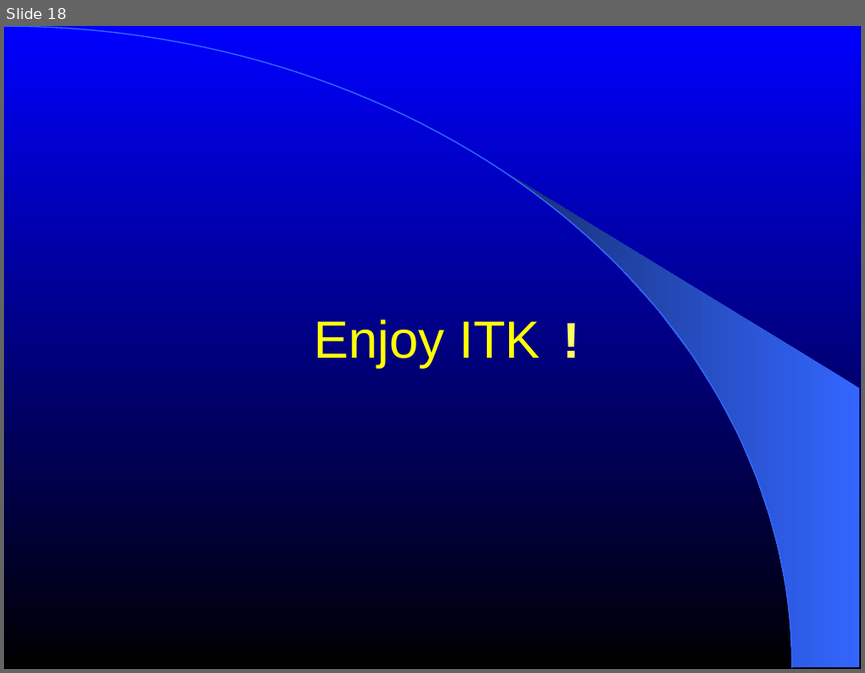
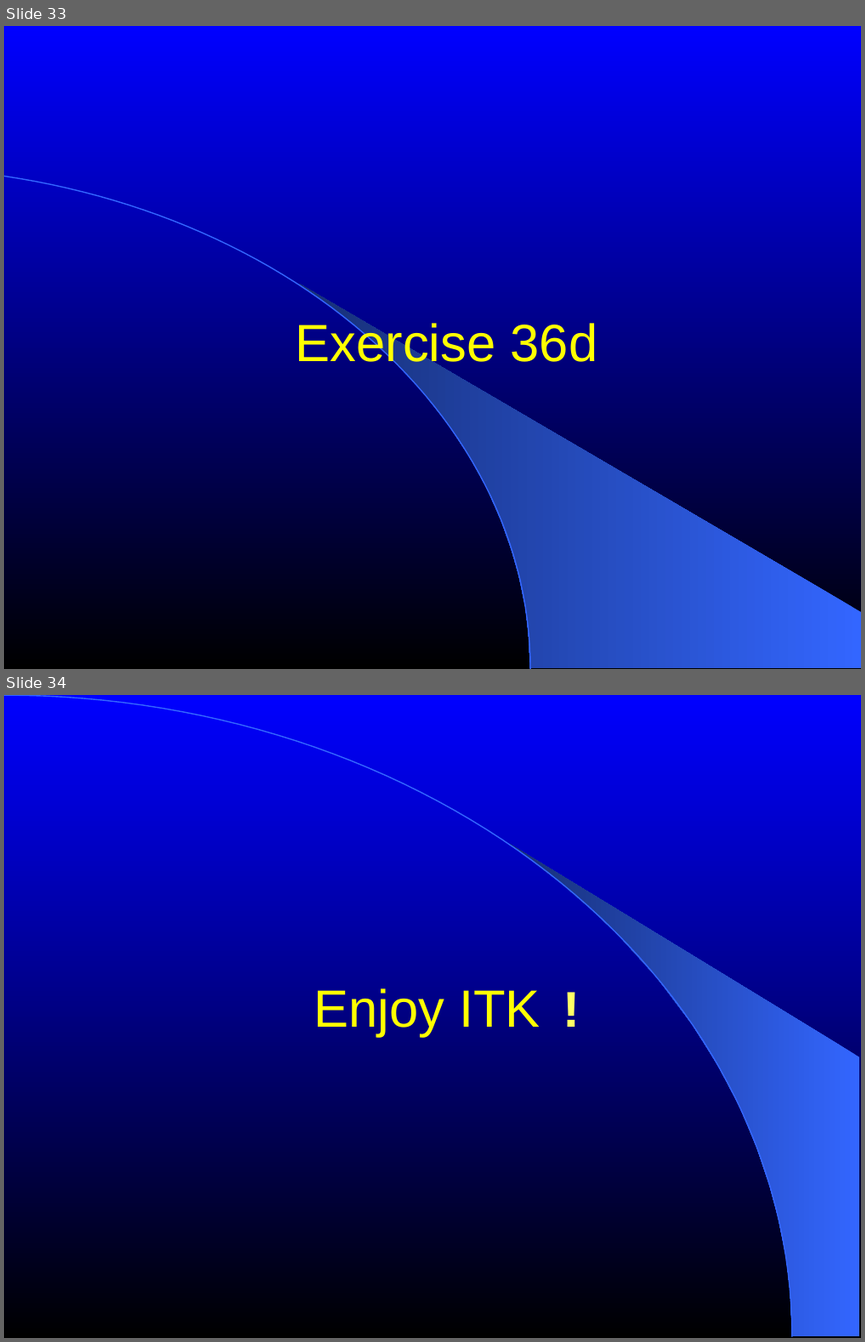
Before and after one commit to lheckemann/namic-sandbox, a slide deck: ITKAdvancedCourse/doc/presentations/Insight-StatisticalClassification.ppt. Shown one above the other, each under a label of ours: slide 18 before the commit, slides 33 and 34 after it. The pictures are 865x673 and 865x1342 pixels, drawn with LibreOffice and Linux fonts; fonts in the diff are those of the drawing. Boxes give left, top, right and bottom in pixels: in the first picture for what was removed or moved away, otherwise in the second. Text is boxed around its words. In the diff, an @@ line names an element or a change of style, - is before the commit and + after.

```diff
--- a/ITKAdvancedCourse/doc/presentations/Insight-StatisticalClassification.ppt
+++ b/ITKAdvancedCourse/doc/presentations/Insight-StatisticalClassification.ppt
@@ slide 33 added at [4, 26, 861, 669], background gradient #0000FF to #000000 @@
@@ freeform shape added at [4, 176, 530, 669], outline #3366FF 0.99 pt @@
@@ freeform shape added at [299, 283, 861, 668], fill gradient #3366FF to #172F75 @@
@@ title added at [296, 319, 598, 371], 44 pt, text #FFFF00 @@
+Exercise 36d
@@ what was slide 18 is now slide 34 @@
```
Also in this commit, not shown: 4 slides changed, 15 other slides added.
